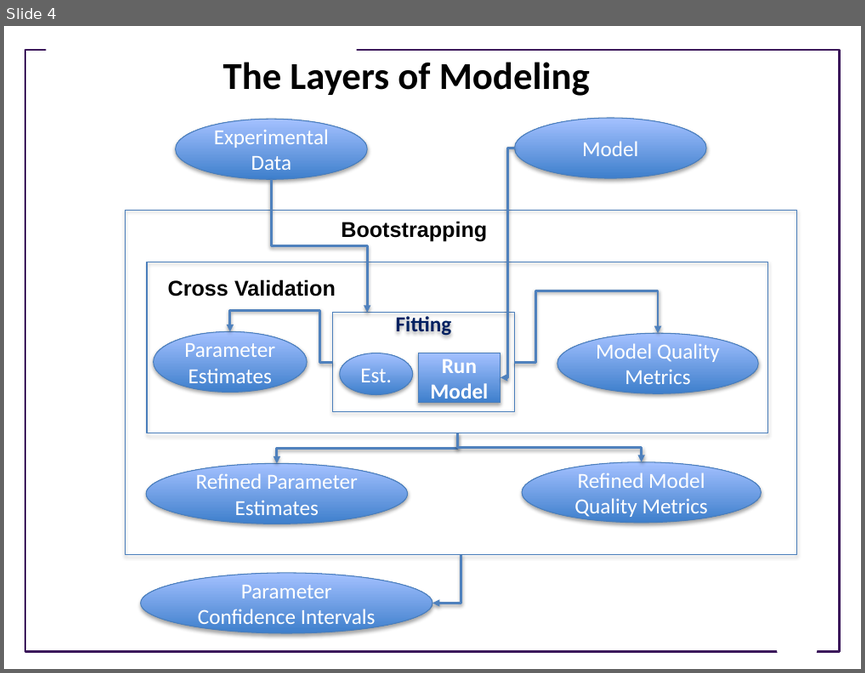
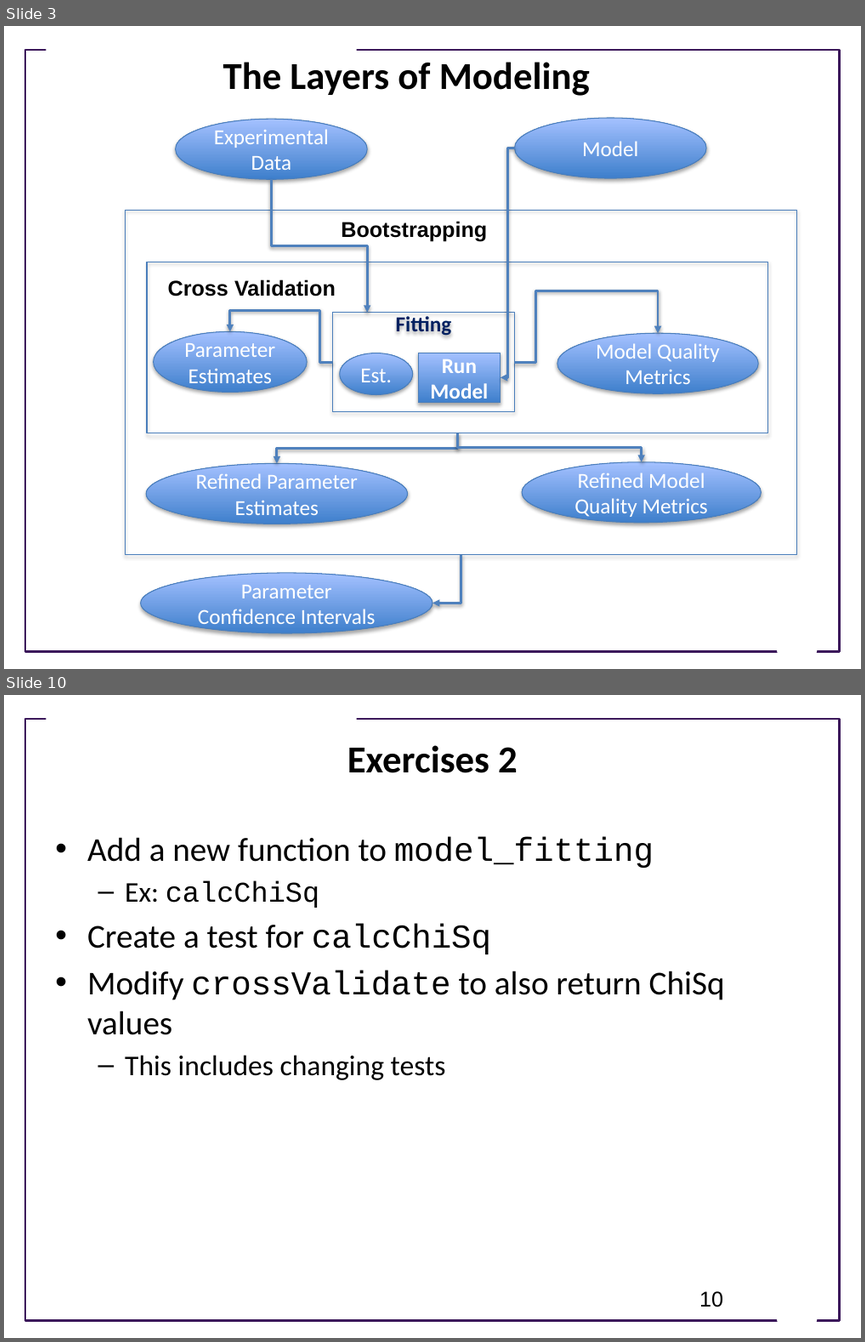
Before and after one commit to ModelEngineering/advancing-biomedical-models, a slide deck: lectures/lecture_10/Lecture_10_Cross_Validation_and_Software_Engineering.pptx. Shown one above the other, each under a label of ours: slide 4 before the commit, slides 3 and 10 after it; the slides between them are not shown. The pictures are 865x673 and 865x1342 pixels, drawn with LibreOffice and Linux fonts; fonts in the diff are those of the drawing; background and template pictures are left out. Boxes give left, top, right and bottom in pixels: in the first picture for what was removed or moved away, otherwise in the second. Text is boxed around its words. In the diff, an @@ line names an element or a change of style, - is before the commit and + after.

```diff
--- a/lectures/lecture_10/Lecture_10_Cross_Validation_and_Software_Engineering.pptx
+++ b/lectures/lecture_10/Lecture_10_Cross_Validation_and_Software_Engineering.pptx
@@ slide 10 added at box(4, 695, 861, 1338), background #FFFFFF; not listed: 3 template elements that a slide beside it also shows @@
@@ title added at box(347, 745, 517, 773), 32 pt, text #000000, bold @@
+Exercises 2
@@ text added at box(87, 837, 725, 1080), 28 pt, text #000000 @@
+• Add a new function to model_fitting
+  – Ex: calcChiSq
+• Create a test for calcChiSq
+• Modify crossValidate to also return ChiSq values
+  – This includes changing tests
@@ page number added at box(699, 1291, 723, 1307), 18 pt, text #000000 @@
+10
@@ what was slide 4 is now slide 3 @@
```
Also in this commit, not shown: 4 slides changed, 4 other slides added, 3 slides removed.
